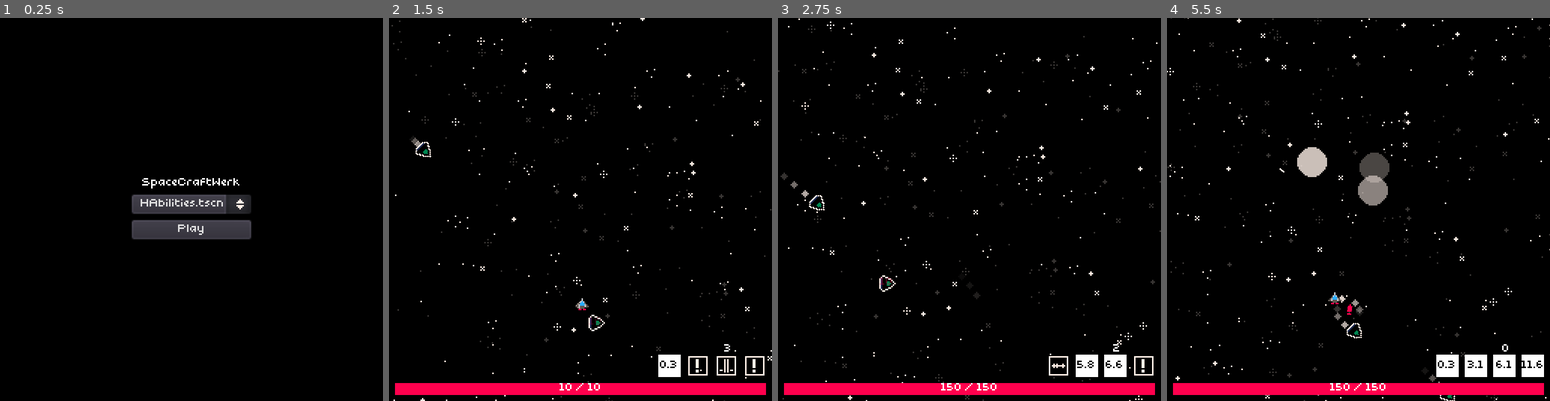
Above: before the commit, frames 1-4 (left to right).
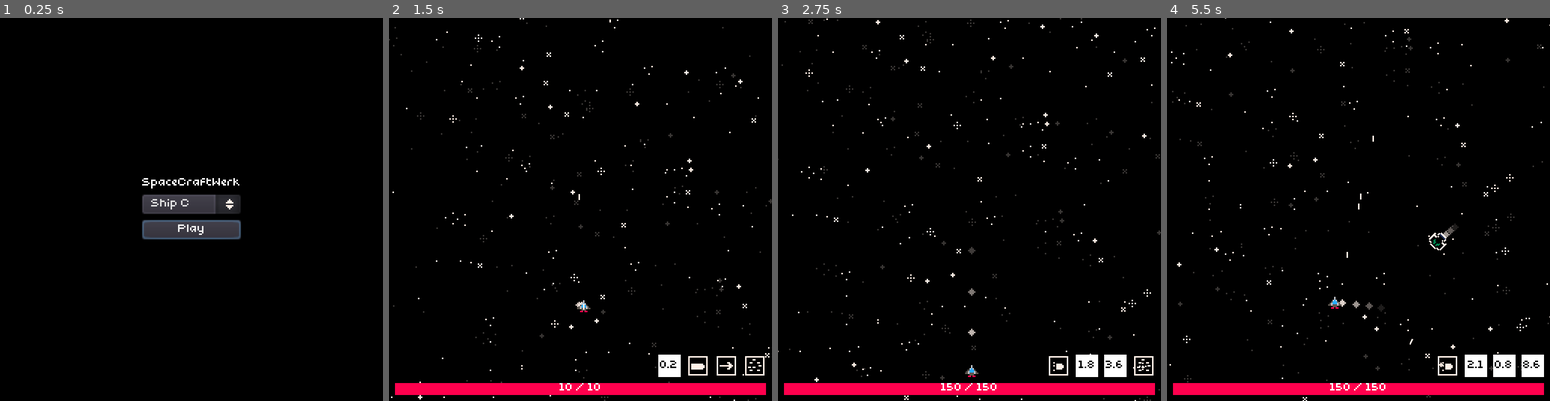
Above: after the commit, the same moments.

Repository: littlegustv/spacecraftwerk
Game: Godot game, scene res://MainMenu.tscn
The game is run twice, just before and just after one commit, with the same random seed, the same clock (stepped at 60 frames per second) and the same inputs.
Inputs (mouse positions are in pixels of both pictures, inside the frame that each line leads up to):
- Up to frame 1 (0.25 s): no input
- Up to frame 2 (1.5 s): click "Play" at 0.5 s; move the mouse to (664, 190) at 1.27 s; press the mouse at (664, 190) at 1.28 s; hold D (right) from 1.28 s (still down)
- Up to frame 3 (2.75 s): right-click (1053, 190) at 1.55 s; move the mouse to (892, 228) at 2.02 s; release D (right) at 2.03 s; release the mouse at (892, 228) at 2.03 s; hold S (down) from 2.03 s (still down); right-click (892, 228) at 2.1 s; tap Shift (utility) at 2.3 s
- Up to frame 4 (5.5 s): move the mouse to (1396, 125) at 2.77 s; release S (down) at 2.78 s; hold D (right) 2.78-3.53 s; hold Shift (utility) 2.78-3.53 s; click (1396, 125) at 3.05 s; move the mouse to (1339, 286) at 3.52 s; hold W (up) 3.53-4.28 s; click (1339, 286) at 3.6 s; right-click (1339, 286) at 3.8 s; move the mouse to (1473, 266) at 4.27 s; hold Right mouse button (secondary) 4.28-5.03 s; hold A (left) from 4.28 s (still down); tap Shift (utility) at 4.55 s; move the mouse to (1243, 152) at 5.02 s; tap R (special) at 5.1 s; click (1243, 152) at 5.3 s

The runs differ from the first frame. In frame 1, 1.1% of the frame differs, in the area x 34-66%, y 46-58%; in frame 2, 1.9%; in frame 3, 2.1%; in frame 4, 3.9%, in the area x 0-100%, y 0-100%.

Commit message:
enemies and enemy spawning

Diff:
--- a/Game.gd
+++ b/Game.gd
@@ -6,20 +6,32 @@
 onready var space_top_layer = $ParallaxBackground/SpaceTop
 onready var space_top_sprite = $ParallaxBackground/SpaceTop/Sprite
 
+var budget : float = 3.0
+var enemies_unlocked : float = 5.0
+
 const MAX_ENEMIES = 10
-
 const ENEMIES = [
 	preload("res://gameobjects/enemies/Saucer.tscn"),
+	preload("res://gameobjects/enemies/MantaRay.tscn"),
+	preload("res://gameobjects/enemies/Stealth.tscn"),
 	preload("res://gameobjects/enemies/Diamond.tscn"),
-	preload("res://gameobjects/enemies/Stealth.tscn"),
-	preload("res://gameobjects/enemies/MantaRay.tscn"),
 	preload("res://gameobjects/enemies/Enterprise.tscn")
 ]
 
+func enemy_die( enemy ):
+	budget += enemy.bounty
+	enemies_unlocked += 1
+
+func _ready():
+	Globals.game = self
+	spawn_enemies()
+	spawn_enemies()
+
 func spawn_enemies():
-	if get_tree().get_nodes_in_group("Enemies").size() < MAX_ENEMIES:
-		var enemy = ENEMIES[ randi() % ENEMIES.size() ].instance()
-		enemy.position = Globals.player.position + Vector2.ONE * ( randi() % 2048 - 1024 )
+	if budget > 0:
+		var enemy = ENEMIES[ randi() % int( min( ENEMIES.size(), ceil( enemies_unlocked / 4 ) ) ) ].instance()
+		enemy.position = Globals.player.position + Vector2.ONE * ( randi() % 1600 - 800 )
+		budget -= enemy.cost
 		get_tree().current_scene.add_child( enemy )
 
 func _physics_process(delta):
@@ -29,4 +41,5 @@
 	if space_top_sprite.position != Globals.player.global_position.snapped( Vector2.ONE * 512 / space_top_layer.motion_scale.x ) * space_top_layer.motion_scale.x:
 		space_top_sprite.position = Globals.player.global_position.snapped( Vector2.ONE * 512 / space_top_layer.motion_scale.x ) * space_top_layer.motion_scale.x
 
+func _on_SpawnTimer_timeout():
 	spawn_enemies()
--- a/Game.tscn
+++ b/Game.tscn
@@ -28,3 +28,7 @@
 
 [node name="Ship" parent="." instance=ExtResource( 2 )]
 position = Vector2( -104, -336 )
+
+[node name="SpawnTimer" type="Timer" parent="."]
+autostart = true
+[connection signal="timeout" from="SpawnTimer" to="." method="_on_SpawnTimer_timeout"]
--- a/Globals.gd
+++ b/Globals.gd
@@ -12,4 +12,5 @@
 	return closest_target
 
 var player
+var game
 var player_abilities
--- a/MainMenu.gd
+++ b/MainMenu.gd
@@ -6,9 +6,10 @@
 func _ready():
 	for ship in ships:
 		var path = ship.resource_path.rsplit('/')
-		list.add_item( path[ path.size() - 1 ] )
+		list.add_item( path[ path.size() - 1 ].split('.')[0] )
 	list.visible = false
 	list.visible = true
+	$VBoxContainer/Button.grab_focus()
 
 func _on_Button_pressed():
 	Globals.player_abilities = ships[ list.selected ].instance()
--- a/MainMenu.tscn
+++ b/MainMenu.tscn
@@ -2,8 +2,8 @@
 
 [ext_resource path="res://ui/ui_theme.tres" type="Theme" id=1]
 [ext_resource path="res://MainMenu.gd" type="Script" id=2]
-[ext_resource path="res://gameobjects/player/HAbilities.tscn" type="PackedScene" id=3]
-[ext_resource path="res://gameobjects/player/CAbilities.tscn" type="PackedScene" id=4]
+[ext_resource path="res://gameobjects/player/Ship H.tscn" type="PackedScene" id=3]
+[ext_resource path="res://gameobjects/player/Ship C.tscn" type="PackedScene" id=4]
 
 [node name="MainMenu" type="HBoxContainer"]
 anchor_right = 1.0
@@ -14,7 +14,7 @@
 __meta__ = {
 "_edit_use_anchors_": false
 }
-ships = [ ExtResource( 3 ), ExtResource( 4 ) ]
+ships = [ ExtResource( 4 ), ExtResource( 3 ) ]
 
 [node name="VBoxContainer" type="VBoxContainer" parent="."]
 margin_left = 95.0
--- a/gameobjects/Ship.gd
+++ b/gameobjects/Ship.gd
@@ -69,9 +69,8 @@
 func die():
 	var explosion = EXPLOSION.instance()
 	explosion.position = position
-	get_tree().current_scene.add_child( explosion )
-#	alive = false
-#	visible = false
+	if get_tree():
+		get_tree().current_scene.add_child( explosion )
 	queue_free()
 
 func _on_HurtBox_area_entered(area):
--- a/gameobjects/enemies/BaseEnemy.gd
+++ b/gameobjects/enemies/BaseEnemy.gd
@@ -22,4 +22,5 @@
 		var item_pickup = ITEM_PICKUP.instance()
 		item_pickup.position = position
 		get_tree().current_scene.add_child( item_pickup )
+	Globals.game.enemy_die( self )
 	.die()
--- a/gameobjects/enemies/BaseEnemy.tscn
+++ b/gameobjects/enemies/BaseEnemy.tscn
@@ -10,6 +10,7 @@
 "Enemies",
 ] instance=ExtResource( 1 )]
 script = ExtResource( 2 )
+bounty = 2
 
 [node name="HurtBox" parent="." index="2"]
 collision_layer = 0
--- a/gameobjects/enemies/Diamond.tscn
+++ b/gameobjects/enemies/Diamond.tscn
@@ -8,6 +8,8 @@
 script = ExtResource( 2 )
 SPEED = 24
 ACCELERATION = 0.4
+cost = 3
+bounty = 4
 
 [node name="Sprite" parent="." index="0"]
 texture = ExtResource( 3 )
--- a/gameobjects/enemies/Enterprise.tscn
+++ b/gameobjects/enemies/Enterprise.tscn
@@ -8,6 +8,8 @@
 script = ExtResource( 2 )
 SPEED = 16
 ACCELERATION = 0.2
+cost = 4
+bounty = 5
 
 [node name="Sprite" parent="." index="0"]
 texture = ExtResource( 3 )
--- a/gameobjects/enemies/MantaRay.tscn
+++ b/gameobjects/enemies/MantaRay.tscn
@@ -7,6 +7,8 @@
 [node name="MantaRay" instance=ExtResource( 1 )]
 script = ExtResource( 2 )
 SPEED = 32
+cost = 2
+bounty = 3
 
 [node name="Sprite" parent="." index="0"]
 texture = ExtResource( 3 )
--- a/gameobjects/enemies/Stealth.tscn
+++ b/gameobjects/enemies/Stealth.tscn
@@ -7,6 +7,8 @@
 [node name="Stealth" instance=ExtResource( 1 )]
 script = ExtResource( 3 )
 SPEED = 64
+cost = 2
+bounty = 3
 
 [node name="Sprite" parent="." index="0"]
 texture = ExtResource( 2 )
--- a/gameobjects/player/abilities/BasicPrimary.gd
+++ b/gameobjects/player/abilities/BasicPrimary.gd
@@ -7,4 +7,4 @@
 		var b = BULLET.instance()
 		b.position = parent.global_position
 		get_tree().current_scene.add_child( b )
-		b.hitbox.collision_layer = 2
+		b.set_source( parent )
--- a/gameobjects/player/abilities/BasicUtility.gd
+++ b/gameobjects/player/abilities/BasicUtility.gd
@@ -1,27 +1,5 @@
 extends "res://gameobjects/player/abilities/Ability.gd"
-
-onready var animation_player = $AnimationPlayer
-
-func _ready():
-	var blink_animation = Animation.new()
-
-	blink_animation.add_track( 0 )
-	blink_animation.track_set_path( 0, NodePath( str( parent.get_path() ) + ":modulate" ) )
-	blink_animation.track_insert_key( 0, 0, Color.white )
-	blink_animation.track_insert_key( 0, 0.2, Color.transparent )
-	blink_animation.track_insert_key( 0, 0.4, Color.transparent )
-	blink_animation.track_insert_key( 0, 0.6, Color.white )
-
-	blink_animation.add_track( 2 )
-	blink_animation.track_set_path( 1, get_path() )
-	blink_animation.track_insert_key( 1, 0.4,  {"method" : "blink" , "args" : []} )
-
-	animation_player.add_animation("Blink", blink_animation)
-
-func blink():
-	var destination = parent.get_global_mouse_position()
-	parent.position = destination
 
 func _physics_process(delta):
 	if Input.is_action_pressed("utility") and use():
-		animation_player.play("Blink")
+		parent.velocity = 150 * parent.direction
--- a/gameobjects/player/abilities/BasicUtility.tscn
+++ b/gameobjects/player/abilities/BasicUtility.tscn
@@ -10,5 +10,3 @@
 
 [node name="Cooldown" parent="." index="0"]
 wait_time = 4.0
-
-[node name="AnimationPlayer" type="AnimationPlayer" parent="." index="1"]
Renamed: gameobjects/player/CAbilities.tscn -> gameobjects/player/Ship C.tscn
Renamed: gameobjects/player/HAbilities.tscn -> gameobjects/player/Ship H.tscn
